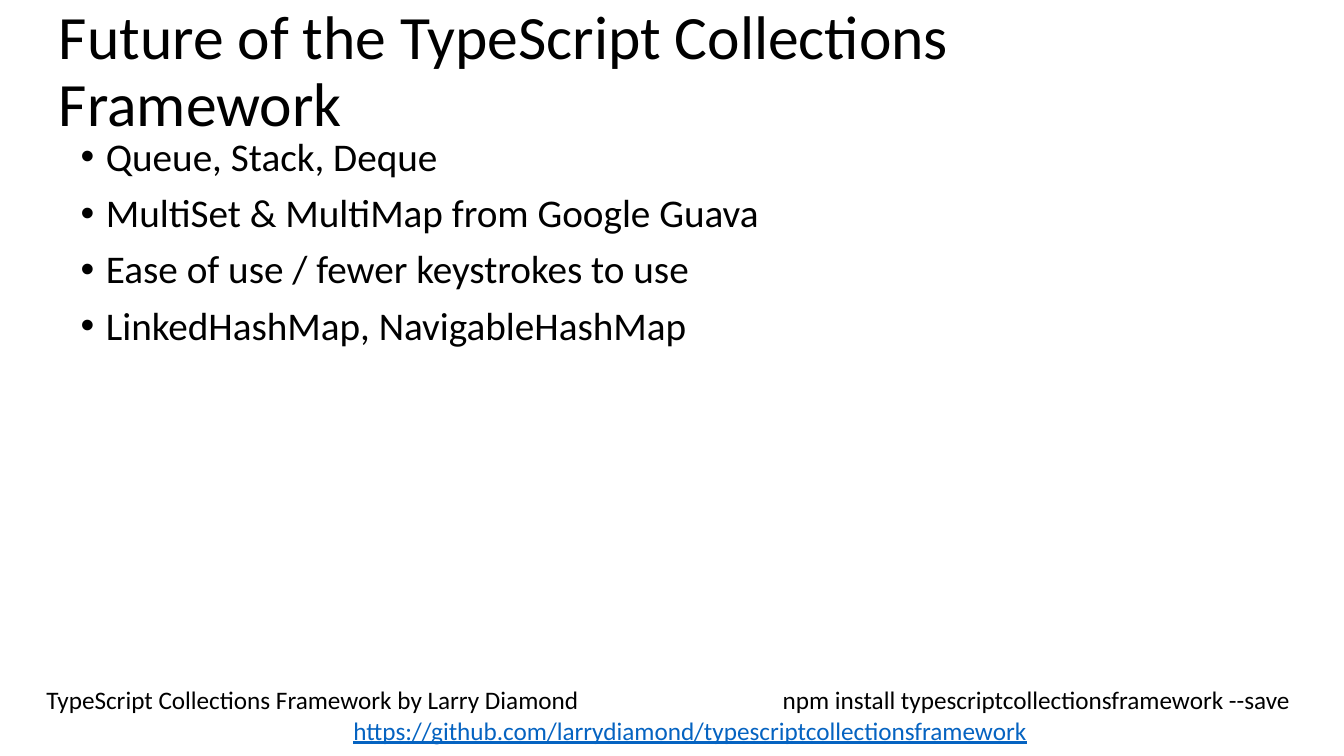
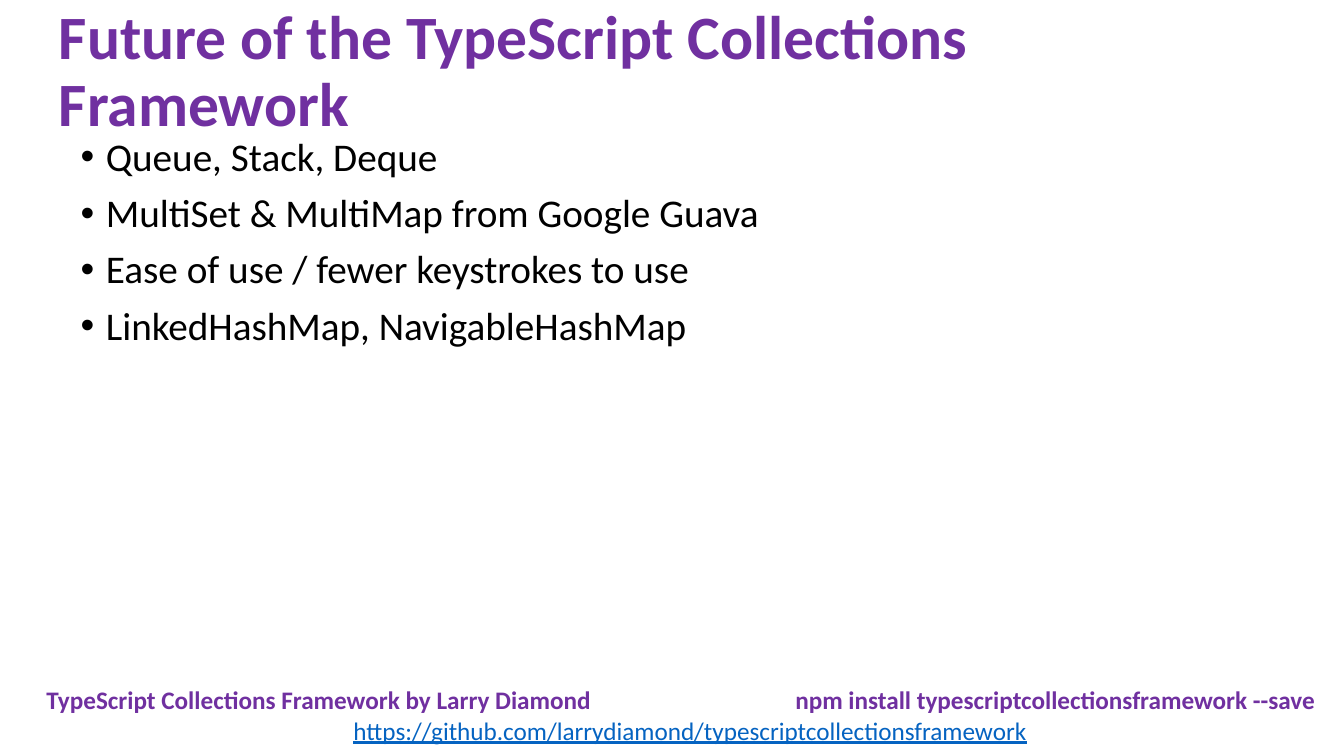
Before and after one commit to larrydiamond/typescriptcollectionsframework, a slide deck: slide 8 of IntroductionToTheTypeScriptCollectionFramework.pptx (slide 7 before the commit). Drawn at 1344x756 pixels with LibreOffice and Linux fonts; fonts in the diff are those of the drawing. Boxes give left, top, right and bottom in pixels: in the first picture for what was removed or moved away, otherwise in the second. Text is boxed around its words. In the diff, an @@ line names an element or a change of style, - is before the commit and + after.

```diff
--- a/IntroductionToTheTypeScriptCollectionFramework.pptx
+++ b/IntroductionToTheTypeScriptCollectionFramework.pptx
@@ title "Future of the TypeScript Collections ..." at bbox=[59, 15, 967, 127]: text colour #000000 to #7030A0, bold on @@
@@ text at bbox=[46, 691, 1315, 713]: text colour #000000 to #7030A0, bold on in "TypeScript Collections Framework by Larry Diamond npm ..." @@
```
Also in this commit, not shown: 7 other slides changed, 1 slide added, 10 other files.
